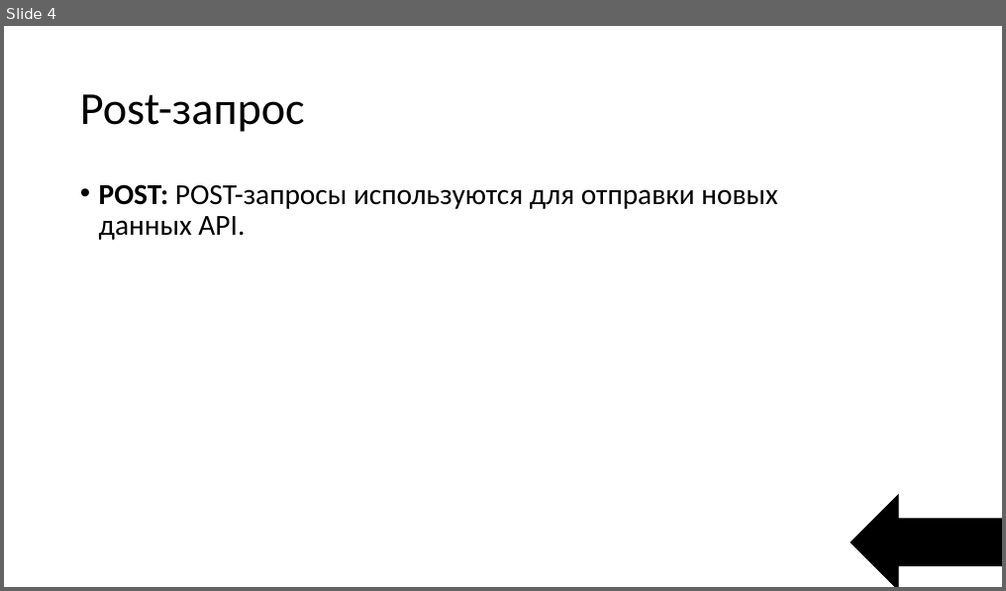
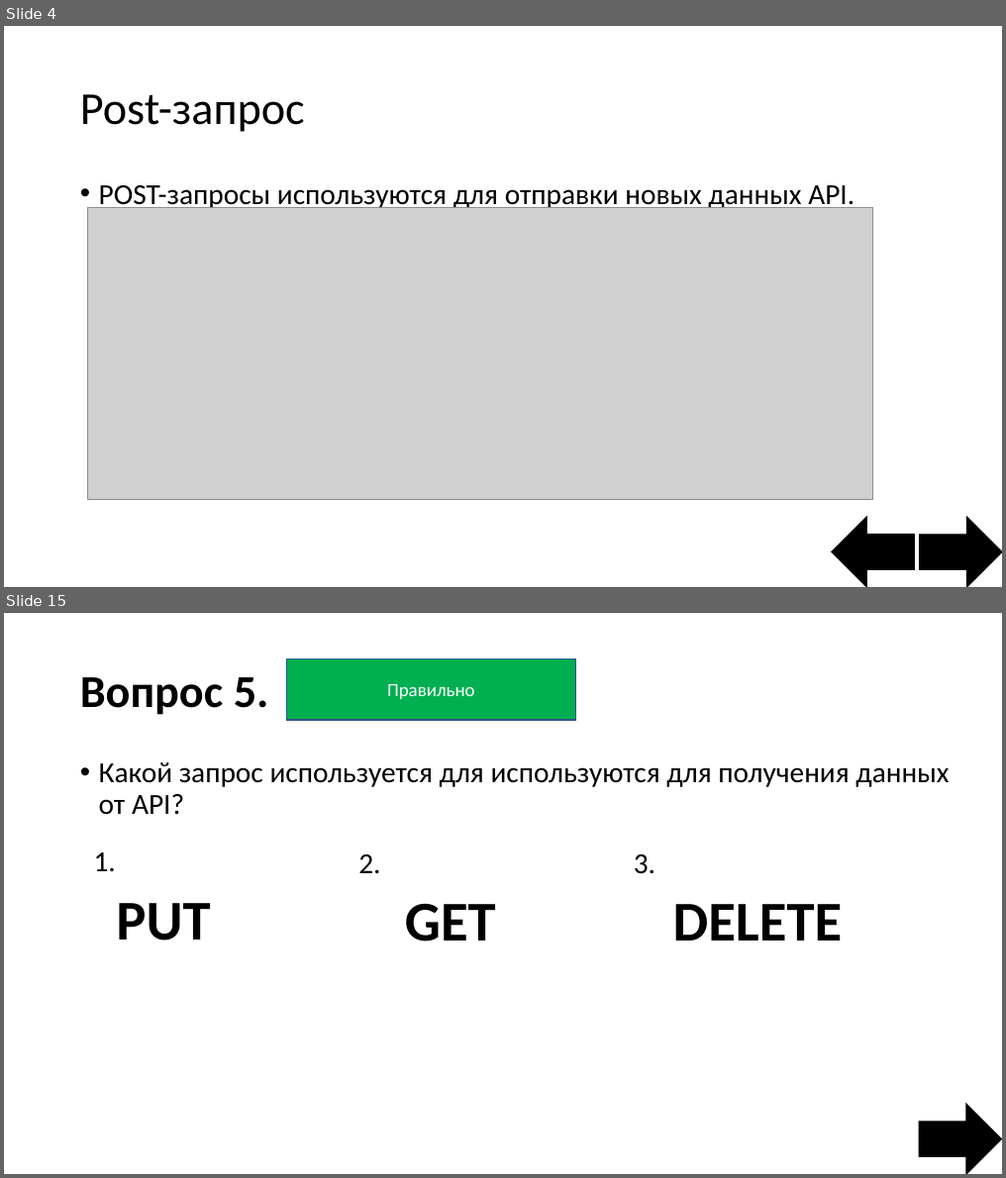
Before and after one commit to StepaN132/Game, a slide deck: Интерактивная игра.pptx. Shown one above the other, each under a label of ours: slide 4 before the commit, slides 4 and 15 after it; the slides between them are not shown. The pictures are 1006x591 and 1006x1178 pixels, drawn with LibreOffice and Linux fonts; fonts in the diff are those of the drawing; grey boxes stand for pictures. Boxes give left, top, right and bottom in pixels: in the first picture for what was removed or moved away, otherwise in the second. Text is boxed around its words. In the diff, an @@ line names an element or a change of style, - is before the commit and + after.

```diff
--- a/Интерактивная игра.pptx
+++ b/Интерактивная игра.pptx
@@ slide 15 added at box(4, 613, 1002, 1174), background #FFFFFF @@
@@ rectangle added at box(286, 661, 576, 721), fill #FF0000, outline #325491 1 pt, 18 pt, text #FFFFFF @@
+Не правильно
@@ rectangle added at box(286, 660, 576, 720), fill #00B050, outline #325491 1 pt, 18 pt, text #FFFFFF @@
+Правильно
@@ title added at box(80, 677, 269, 715), 44 pt, text #000000, bold @@
+Вопрос 5.
@@ text added at box(99, 762, 948, 815), 28 pt, text #000000 @@
+• Какой запрос используется для используются для получения данных от API?
@@ text added at box(94, 853, 116, 871), 28 pt, text #000000 @@
+1.
@@ text added at box(358, 855, 380, 874), 28 pt, text #000000 @@
+2.
@@ text added at box(634, 855, 655, 874), 28 pt, text #000000 @@
+3.
@@ text added at box(116, 903, 210, 941), 54 pt, text #000000, bold @@
+PUT
@@ text added at box(405, 904, 496, 942), 54 pt, text #000000, bold @@
+GET
@@ text added at box(673, 904, 843, 941), 54 pt, text #000000, bold @@
+DELETE
@@ left arrow added at box(919, 1104, 1001, 1174), fill #000000, outline #000000 1 pt @@
@@ slide 4 changed as well @@
@@ text at box(99, 185, 854, 211): text changed @@
-• POST: POST-запросы используются для отправки новых данных API.
+• POST-запросы используются для отправки новых данных API.
@@ picture added at box(88, 208, 873, 499) @@
@@ left arrow: place and size @@
-left arrow at box(850, 495, 1002, 587)
+left arrow at box(832, 517, 915, 587)
@@ left arrow added at box(920, 517, 1002, 587), fill #000000, outline #000000 1 pt @@
```
Also in this commit, not shown: 1 other slide changed, 12 other slides added, 8 slides removed.
